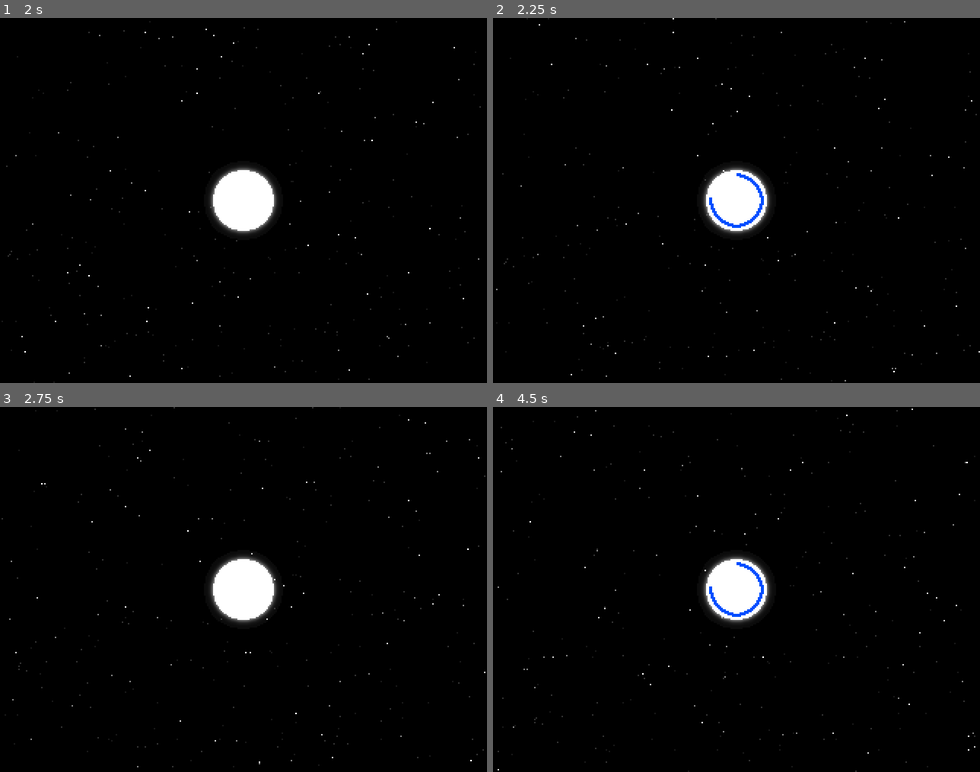
Above: before the commit, frames 1-4 (two rows, left to right).
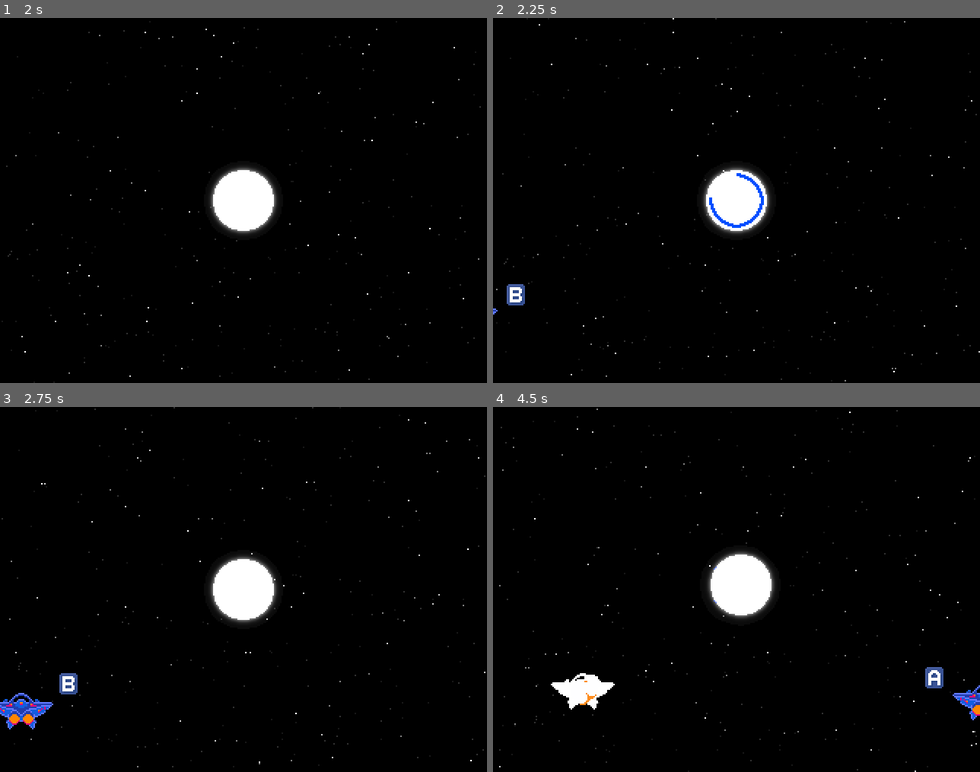
Above: after the commit, the same moments.

Repository: lethiandev/neutron-star
Game: Godot game, scene res://stages/gameplay/gameplay.tscn
Same seed, same stepped clock (60 frames per second), same inputs: the game is played once before the commit and once after it.
Inputs:
- Up to frame 1 (2 s): tap A (action_a) at 0.6 s; tap B (action_b) at 1.35 s
- Up to frame 2 (2.25 s): tap P (action_p) at 2.1 s
- Up to frame 3 (2.75 s): no input
- Up to frame 4 (4.5 s): tap X (action_x) at 2.85 s; tap A (action_a) at 3.6 s; tap B (action_b) at 4.35 s

Frame 1 is identical in both runs. In frame 2, 0.2% of the frame differs, in the area x 0-7%, y 72-82%; in frame 3, 0.8%; in frame 4, 2.5%, in the area x 0-100%, y 0-100%.

Commit message:
Add coroutine base to enemies wave spawner

Diff:
--- a/src/stages/gameplay/units_spawner.gd
+++ b/src/stages/gameplay/units_spawner.gd
@@ -1,24 +1,40 @@
 extends Node
 
 const SpaceshipScene = preload("res://units/spaceship/spaceship.tscn")
+const MothershipBossScene = preload("res://units/mothership_boss/mothership_boss.tscn")
 
 func _ready() -> void:
-	yield(get_tree().create_timer(5.0), "timeout")
-	#_spawn_enemies()
+	yield(_delay(2.0), "completed")
+	yield(_spawn_wave_1(), "completed")
+	yield(_spawn_mothership_boss(), "completed")
 
-func _spawn_enemies() -> void:
-	_spawn_unit(SpaceshipScene, Vector2(200.0, 0.0))
-	_spawn_unit(SpaceshipScene, Vector2(-200.0, 0.0))
-	yield(get_tree().create_timer(4.0), "timeout")
-	_spawn_unit(SpaceshipScene, Vector2(200.0, -20.0))
-	_spawn_unit(SpaceshipScene, Vector2(-200.0, -20.0))
-	yield(get_tree().create_timer(4.0), "timeout")
-	_spawn_unit(SpaceshipScene, Vector2(200.0, 20.0))
-	_spawn_unit(SpaceshipScene, Vector2(-200.0, 20.0))
-	yield(get_tree().create_timer(4.0), "timeout")
-	_spawn_enemies()
+func _spawn_wave_1() -> GDScriptFunctionState:
+	var side = 1.0 if randf() > 0.5 else -1.0
+	yield(_spawn_spaceship(2.0, 3.0, Vector2(200.0 * side, 80.0)), "completed")
+	yield(_spawn_spaceship(2.0, 3.0, Vector2(200.0 * -side, 80.0)), "completed")
+	yield(_spawn_spaceship(2.0, 2.5, Vector2(220.0 * side, -20.0)), "completed")
+	yield(_spawn_spaceship(2.0, 2.5, Vector2(220.0 * -side, -20.0)), "completed")
+	return null
 
-func _spawn_unit(p_type: PackedScene, p_from: Vector2) -> void:
+func _spawn_mothership_boss() -> GDScriptFunctionState:
+	var boss_node = MothershipBossScene.instance()
+	boss_node.position = Vector2(0.0, -86.0)
+	get_parent().add_child(boss_node)
+	yield(boss_node, "completed")
+	return null
+
+func _spawn_spaceship(p_delay: float, p_duration: float, p_from: Vector2) -> GDScriptFunctionState:
+	var spaceship_node = _spawn_unit(SpaceshipScene, p_from)
+	spaceship_node.get_node("RouteFollower").duration = p_duration
+	yield(_delay(p_delay), "completed")
+	return null
+
+func _delay(p_delay: float) -> GDScriptFunctionState:
+	yield(get_tree().create_timer(p_delay), "timeout")
+	return null
+
+func _spawn_unit(p_type: PackedScene, p_from: Vector2) -> Node:
 	var unit_node = p_type.instance()
-	unit_node.transform.origin = p_from
+	unit_node.position = p_from
 	get_parent().add_child(unit_node)
+	return unit_node
